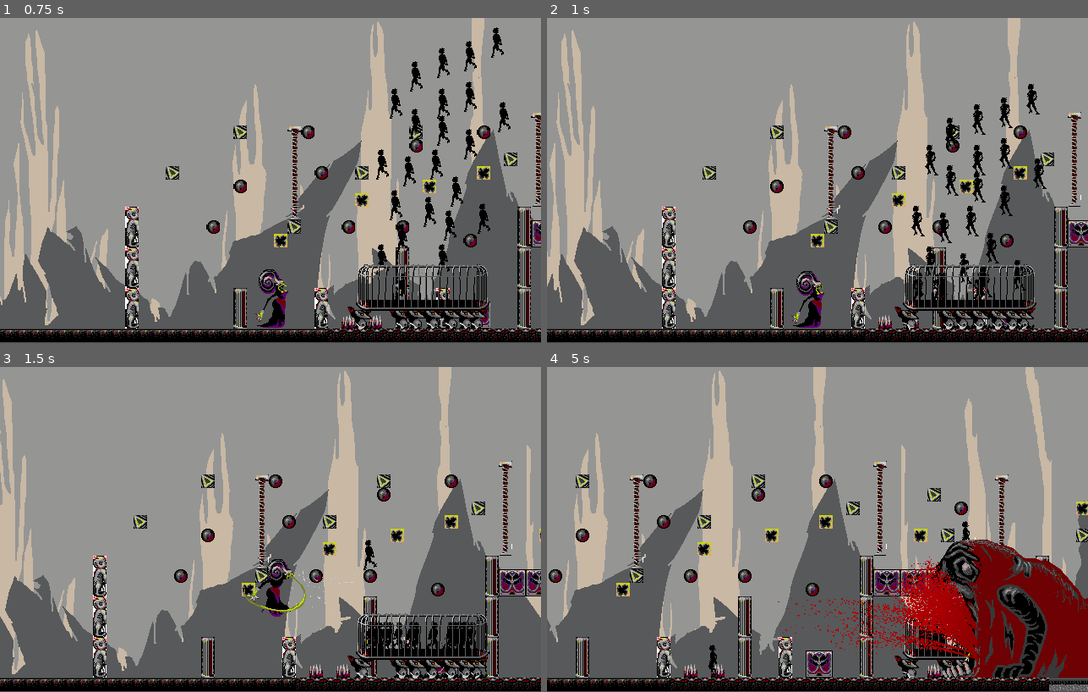
Above: before the commit, frames 1-4 (two rows, left to right).
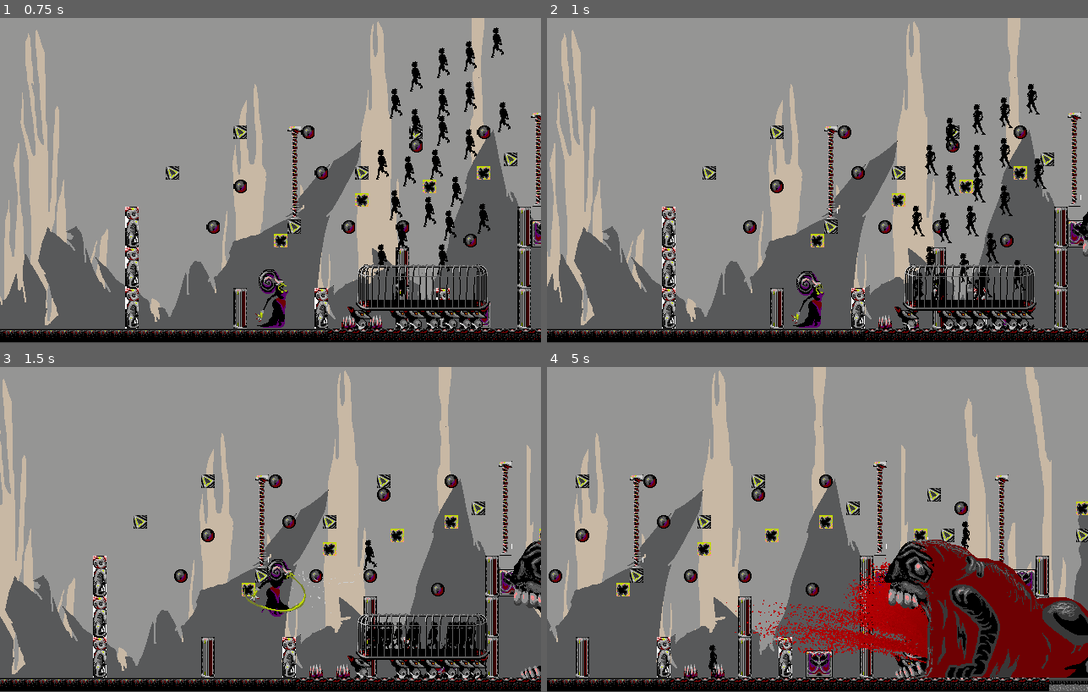
Above: after the commit, the same moments.

Repository: jojovary/HNUWinterGameJam24
Game: Godot game, scene res://Szenen/StartMenuSzene.tscn
The game is run twice, just before and just after one commit, with the same random seed, the same clock (stepped at 60 frames per second) and the same inputs.
Inputs (mouse positions are in pixels of both pictures, inside the frame that each line leads up to):
- Up to frame 1 (0.75 s): click (270, 154) at 0.5 s
- Up to frame 2 (1 s): no input
- Up to frame 3 (1.5 s): tap Enter (eat) at 1.25 s; move the mouse to (389, 513) at 1.27 s; hold Right (ui_right) from 1.28 s (still down); tap Q (Whip) at 1.35 s; click (389, 513) at 1.42 s
- Up to frame 4 (5 s): tap Space (jump) at 1.52, 2.27, 3.77, 4.52 s; move the mouse to (709, 545) at 2.02 s; right-click (709, 545) at 2.1 s; tap Q (Whip) at 2.3, 3.05, 3.6, 4.55 s; move the mouse to (871, 458) at 2.77 s; release Right (ui_right) at 2.78 s; hold Left (ui_left) 2.78-3.53 s; tap E (Slash) at 2.85 s; move the mouse to (790, 594) at 3.52 s; hold Right (ui_right) from 3.53 s (still down); click (790, 594) at 3.67 s; move the mouse to (979, 578) at 4.27 s; tap Enter (eat) at 4.35 s

Frame 1 is identical in both runs. In frame 2, 0.1% of the frame differs, in the area x 98-100%, y 59-74%; in frame 3, 0.8%; in frame 4, 13%, in the area x 33-100%, y 52-96%.

Commit message:
blood done

Diff:
--- a/ssss/Scripte/bloddspawn.gd
+++ b/ssss/Scripte/bloddspawn.gd
@@ -15,11 +15,13 @@
 		var rando = randi_range(0,3)
 		if rando < 3:
 			var blood = bloodsplatter.instantiate()
+			add_child(blood)
 			get_tree().current_scene.add_child(blood)
 			i.global_position.y =  i.global_position.y + randf_range(-1,3)
 			blood.global_position = i.global_position
 		else:
 			var blood = bloodsplatter2.instantiate()
+			add_child(blood)
 			get_tree().current_scene.add_child(blood)
 			i.global_position.y =  i.global_position.y + randf_range(-2,2)
 			blood.global_position = i.global_position
--- a/ssss/Scripte/door_to_hell.gd
+++ b/ssss/Scripte/door_to_hell.gd
@@ -10,4 +10,4 @@
 
 func _on_body_entered(body: Node2D) -> void:
 	if body.is_in_group("Enemy"):
-		$Node2D.blood()
+		$bloodspawn.blood()
--- a/ssss/Scripte/whip_hitbox.gd
+++ b/ssss/Scripte/whip_hitbox.gd
@@ -1,19 +1,5 @@
 extends Area2D
 
-
-# Called when the node enters the scene tree for the first time.
-func _ready():
-	pass # Replace with function body.
-
-
-# Called every frame. 'delta' is the elapsed time since the previous frame.
-func _process(delta):
-	pass
-
-
-func _on_body_shape_entered(body_rid, body, body_shape_index, local_shape_index):
-	#print("WHACK!")
-	pass
-
 func _on_body_entered(body):
-	print("WHACK!" + str(body))
+	if body.is_in_group("Enemy"):
+		print("ashduigasdh")
--- a/ssss/Szenen/DoorToHell.tscn
+++ b/ssss/Szenen/DoorToHell.tscn
@@ -1,36 +1,37 @@
-[gd_scene load_steps=10 format=3 uid="uid://ts6a0d2kqdka"]
+[gd_scene load_steps=11 format=3 uid="uid://ts6a0d2kqdka"]
 
 [ext_resource type="Script" path="res://Scripte/door_to_hell.gd" id="1_8i58v"]
-[ext_resource type="Texture2D" uid="uid://2ap1f138dh7r" path="res://Sprites/WorkingSprites/Enviroment/MouthOfMadness_Anim.png" id="1_jd3en"]
+[ext_resource type="Texture2D" uid="uid://cb52vh6q5rgvt" path="res://Sprites/WorkingSprites/Enviroment/mouthofmadnessspritesfg.png" id="2_jflrh"]
+[ext_resource type="Texture2D" uid="uid://dyyed8yeojilr" path="res://Sprites/WorkingSprites/mouthofmadnessspritesbg1 (1).png" id="2_rthny"]
 [ext_resource type="Script" path="res://Scripte/bloddspawn.gd" id="3_ri61v"]
 
-[sub_resource type="AtlasTexture" id="AtlasTexture_fr68c"]
-atlas = ExtResource("1_jd3en")
+[sub_resource type="AtlasTexture" id="AtlasTexture_8b5vm"]
+atlas = ExtResource("2_jflrh")
 region = Rect2(0, 0, 256, 176)
 
-[sub_resource type="AtlasTexture" id="AtlasTexture_jv1i2"]
-atlas = ExtResource("1_jd3en")
+[sub_resource type="AtlasTexture" id="AtlasTexture_vbgrt"]
+atlas = ExtResource("2_jflrh")
 region = Rect2(256, 0, 256, 176)
 
-[sub_resource type="AtlasTexture" id="AtlasTexture_6ruje"]
-atlas = ExtResource("1_jd3en")
+[sub_resource type="AtlasTexture" id="AtlasTexture_ygww8"]
+atlas = ExtResource("2_jflrh")
 region = Rect2(512, 0, 256, 176)
 
 [sub_resource type="SpriteFrames" id="SpriteFrames_futyi"]
 animations = [{
 "frames": [{
 "duration": 1.0,
-"texture": SubResource("AtlasTexture_fr68c")
+"texture": SubResource("AtlasTexture_8b5vm")
 }, {
 "duration": 1.0,
-"texture": SubResource("AtlasTexture_jv1i2")
+"texture": SubResource("AtlasTexture_vbgrt")
 }, {
 "duration": 1.0,
-"texture": SubResource("AtlasTexture_6ruje")
+"texture": SubResource("AtlasTexture_ygww8")
 }],
 "loop": true,
 "name": &"default",
-"speed": 15.0
+"speed": 5.0
 }]
 
 [sub_resource type="RectangleShape2D" id="RectangleShape2D_wa23p"]
@@ -44,9 +45,25 @@
 collision_mask = 2
 script = ExtResource("1_8i58v")
 
+[node name="Mouthofmadnessspritesbg1" type="Sprite2D" parent="."]
+position = Vector2(-78, 39)
+texture = ExtResource("2_rthny")
+
+[node name="bloodspawn" type="Node2D" parent="."]
+script = ExtResource("3_ri61v")
+
+[node name="Marker2D" type="Marker2D" parent="bloodspawn"]
+position = Vector2(-66, 30)
+
+[node name="Marker2D3" type="Marker2D" parent="bloodspawn"]
+position = Vector2(-69, 43)
+
+[node name="Marker2D2" type="Marker2D" parent="bloodspawn"]
+position = Vector2(-63, 61)
+
 [node name="AnimatedSprite2D" type="AnimatedSprite2D" parent="."]
 sprite_frames = SubResource("SpriteFrames_futyi")
-frame_progress = 0.276141
+frame_progress = 0.13753
 
 [node name="CollisionShape2D" type="CollisionShape2D" parent="."]
 position = Vector2(21, 36.5)
@@ -56,16 +73,4 @@
 position = Vector2(-39, -32)
 shape = SubResource("RectangleShape2D_8yj0b")
 
-[node name="Node2D" type="Node2D" parent="."]
-script = ExtResource("3_ri61v")
-
-[node name="Marker2D" type="Marker2D" parent="Node2D"]
-position = Vector2(-70, 30)
-
-[node name="Marker2D3" type="Marker2D" parent="Node2D"]
-position = Vector2(-70, 43)
-
-[node name="Marker2D2" type="Marker2D" parent="Node2D"]
-position = Vector2(-70, 58)
-
 [connection signal="body_entered" from="." to="." method="_on_body_entered"]
--- a/ssss/Szenen/PrototypeLevel.tscn
+++ b/ssss/Szenen/PrototypeLevel.tscn
@@ -112,4 +112,4 @@
 [node name="Node2D" type="Node2D" parent="."]
 
 [node name="DoorToHell" parent="." instance=ExtResource("6_k2s3d")]
-position = Vector2(880, 280)
+position = Vector2(824, 280)
--- a/ssss/Szenen/player.tscn
+++ b/ssss/Szenen/player.tscn
@@ -692,7 +692,6 @@
 [connection signal="animation_finished" from="PlayerSpriteAttack" to="." method="_on_player_sprite_attack_animation_finished"]
 [connection signal="frame_changed" from="PlayerSpriteAttack" to="." method="_on_player_sprite_attack_frame_changed"]
 [connection signal="body_entered" from="WhipHitbox" to="WhipHitbox" method="_on_body_entered"]
-[connection signal="body_shape_entered" from="WhipHitbox" to="WhipHitbox" method="_on_body_shape_entered"]
 [connection signal="animation_finished" from="PlayerAnimationAttackWhip" to="." method="_on_player_animation_attack_whip_animation_finished"]
 [connection signal="animation_finished" from="PlayerAnimationAttackSlash" to="." method="_on_player_animation_attack_slash_animation_finished"]
 [connection signal="current_animation_changed" from="PlayerAnimationAttackSlash" to="." method="_on_player_animation_attack_slash_current_animation_changed"]
Binary file added: ssss/Sprites/WorkingSprites/Enviroment/mouthofmadnessspritesfg.png
Not shown, added: ssss/Sprites/WorkingSprites/Enviroment/mouthofmadnessspritesfg.png.import
Binary file added: ssss/Sprites/WorkingSprites/mouthofmadnessspritesbg1 (1).png
Not shown, added: ssss/Sprites/WorkingSprites/mouthofmadnessspritesbg1 (1).png.import
